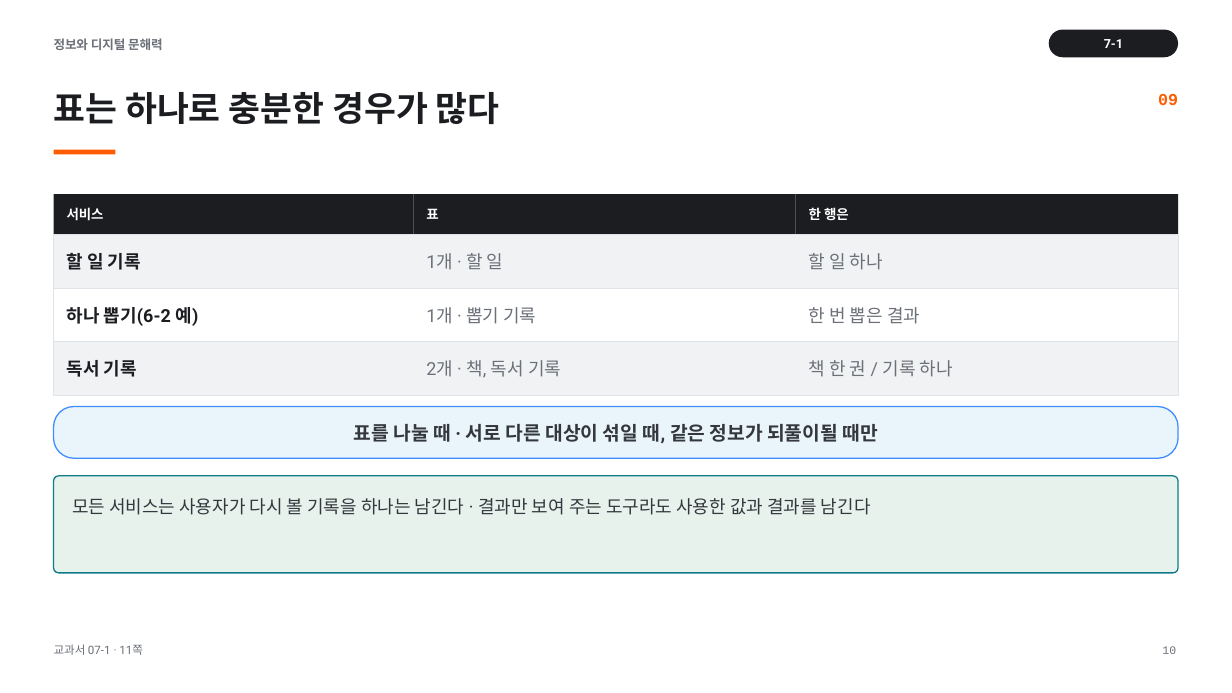
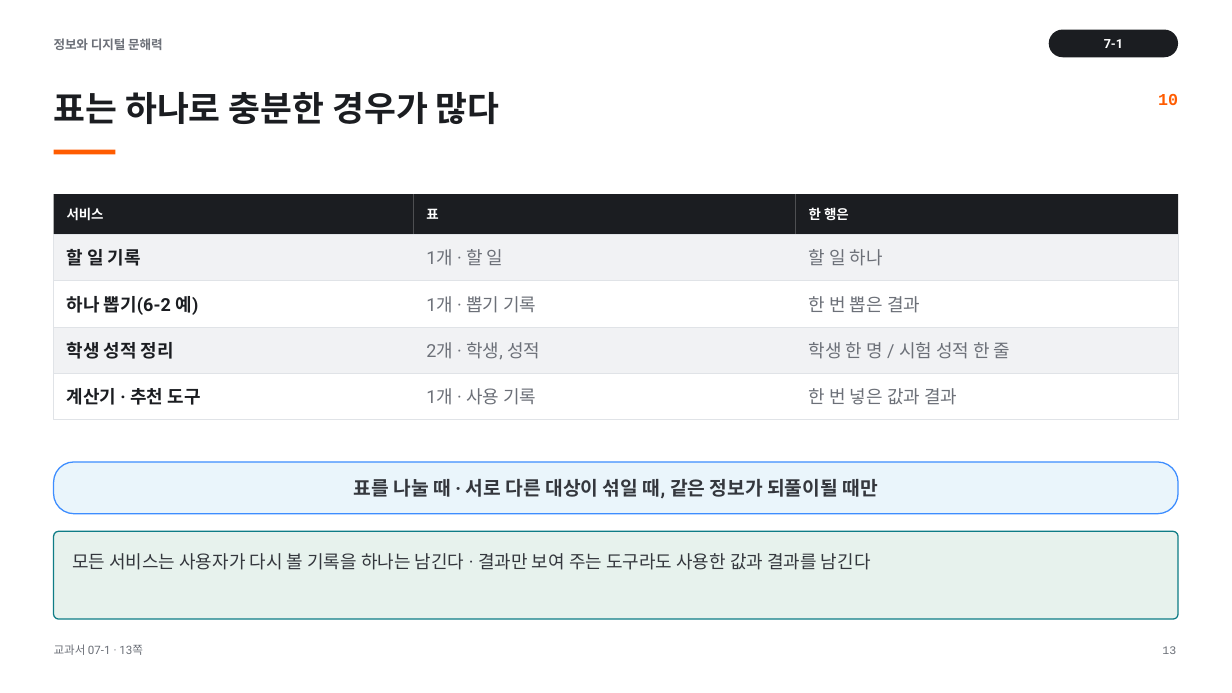
Before and after one commit to cozy819/2026-02__jdh, a slide deck: slide 13 of 07/ppt/07-1_관계형_데이터베이스의_기초_v1.pptx (slide 10 before the commit). Drawn at 1232x693 pixels with LibreOffice and Linux fonts; fonts in the diff are those of the drawing. Boxes give left, top, right and bottom in pixels: in the first picture for what was removed or moved away, otherwise in the second. Text is boxed around its words. In the diff, an @@ line names an element or a change of style, - is before the commit and + after.

```diff
--- a/07/ppt/07-1_관계형_데이터베이스의_기초_v1.pptx
+++ b/07/ppt/07-1_관계형_데이터베이스의_기초_v1.pptx
@@ text at (x1=1158, y1=94, x2=1178, y2=105): text changed @@
-09
+10
@@ rectangle resized from (x1=54, y1=235, x2=1178, y2=288) to (x1=54, y1=235, x2=1178, y2=281) @@
@@ text "할 일 기록" moved from (x1=67, y1=253, x2=141, y2=270) to (x1=67, y1=249, x2=141, y2=266) @@
@@ text "1개 · 할 일" moved from (x1=426, y1=253, x2=504, y2=270) to (x1=426, y1=249, x2=504, y2=266) @@
@@ text "할 일 하나" moved from (x1=809, y1=253, x2=883, y2=270) to (x1=809, y1=249, x2=883, y2=266) @@
@@ rectangle resized from (x1=54, y1=288, x2=1178, y2=342) to (x1=54, y1=281, x2=1178, y2=327) @@
@@ text "하나 뽑기(6-2 예)" moved from (x1=67, y1=307, x2=198, y2=326) to (x1=67, y1=296, x2=198, y2=315) @@
@@ text "1개 · 뽑기 기록" moved from (x1=426, y1=307, x2=536, y2=324) to (x1=426, y1=296, x2=536, y2=313) @@
@@ text "한 번 뽑은 결과" moved from (x1=809, y1=307, x2=920, y2=324) to (x1=809, y1=296, x2=920, y2=313) @@
@@ rectangle resized from (x1=54, y1=342, x2=1178, y2=396) to (x1=54, y1=327, x2=1178, y2=373) @@
@@ text at (x1=67, y1=342, x2=174, y2=359): text changed @@
-독서 기록
+학생 성적 정리
@@ text at (x1=426, y1=342, x2=540, y2=360): text changed @@
-2개 · 책, 독서 기록
+2개 · 학생, 성적
@@ text at (x1=809, y1=342, x2=1011, y2=359): text changed @@
-책 한 권 / 기록 하나
+학생 한 명 / 시험 성적 한 줄
@@ rectangle added at (x1=54, y1=373, x2=1178, y2=420), fill #FFFFFF, outline #E0E3E7 0.75 pt @@
@@ text added at (x1=67, y1=388, x2=200, y2=405), 14 pt, text #1B1D21, bold @@
+계산기 · 추천 도구
@@ text added at (x1=426, y1=388, x2=536, y2=405), 14 pt, text #6C7078 @@
+1개 · 사용 기록
@@ text added at (x1=809, y1=388, x2=957, y2=405), 14 pt, text #6C7078 @@
+한 번 넣은 값과 결과
@@ rounded rectangle moved from (x1=54, y1=407, x2=1178, y2=458) to (x1=54, y1=462, x2=1178, y2=514) @@
@@ text "표를 나눌 때 · 서로 ..." moved from (x1=354, y1=424, x2=877, y2=443) to (x1=354, y1=479, x2=877, y2=498) @@
@@ rounded rectangle resized from (x1=54, y1=476, x2=1178, y2=573) to (x1=54, y1=531, x2=1178, y2=619) @@
@@ rounded rectangle at (x1=54, y1=531, x2=1178, y2=619): proportions changed @@
@@ text "모든 서비스는 사용자가 다시 볼 ..." moved from (x1=72, y1=498, x2=871, y2=515) to (x1=72, y1=553, x2=871, y2=570) @@
@@ text at (x1=54, y1=644, x2=143, y2=655): text changed @@
-교과서 07-1 · 11쪽
+교과서 07-1 · 13쪽
```
Also in this commit, not shown: 4 other slides changed, 11 slides added, 8 slides removed, 41 other files.
